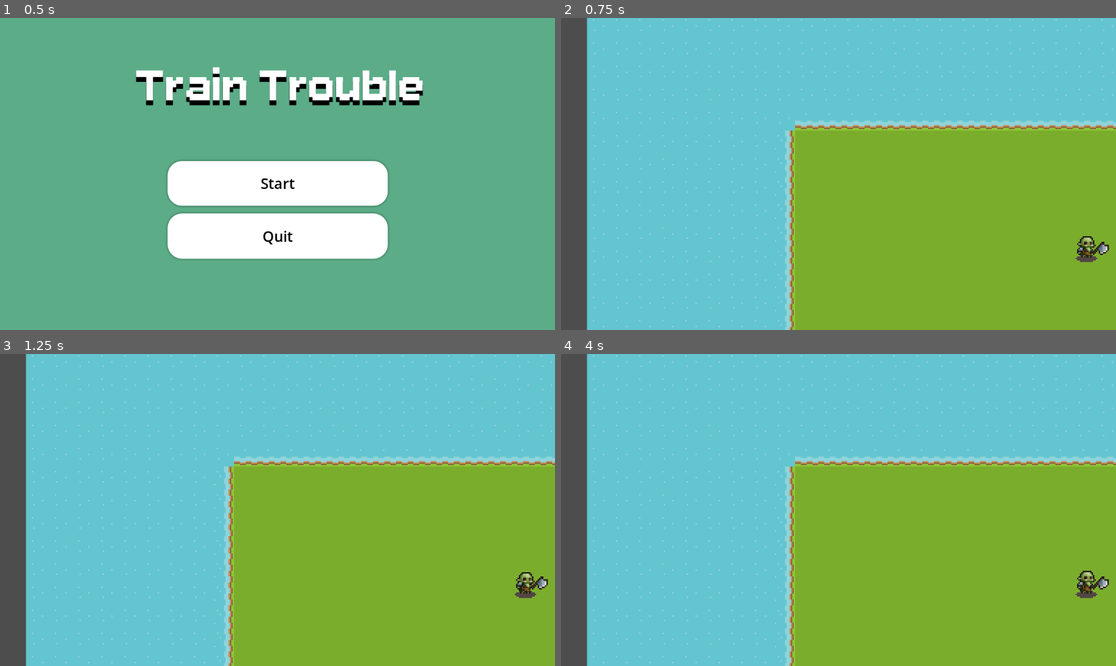
Above: before the commit, frames 1-4 (two rows, left to right).
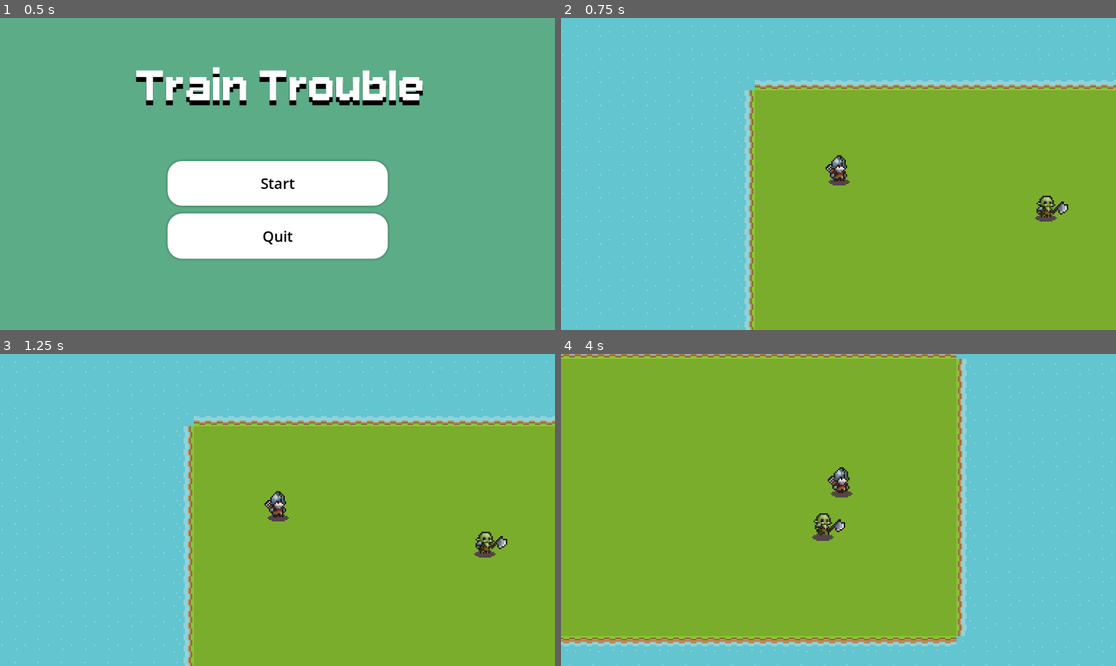
Above: after the commit, the same moments.

Repository: EyeAmTheOne/CS180_Project
Game: Godot game, scene res://ui/menus/MainMenu.tscn
The game is run twice, just before and just after one commit, with the same random seed, the same clock (stepped at 60 frames per second) and the same inputs.
Inputs:
- Up to frame 1 (0.5 s): no input
- Up to frame 2 (0.75 s): click "Start" at 0.5 s
- Up to frame 3 (1.25 s): no input
- Up to frame 4 (4 s): hold D (right) 1.28-2.03 s; tap F (attack) at 1.35, 2.85 s; hold S (down) 2.03-2.78 s; tap E (interact) at 2.1, 3.6 s; hold D (right) 2.78-3.53 s; hold W (up) from 3.53 s (still down)

Frame 1 is identical in both runs. In frame 2, 22% of the frame differs, in the area x 0-100%, y 0-100%; in frame 3, 22%; in frame 4, 73%.
Error after the commit: Invalid access to property or key 'inventory_changed' on a base object of type 'Node'. (res://inventory/SimpleInventoryUI.gd:15)

Commit message:
Update Player.tscn to include InventoryUI

Diff:
--- a/player/Player.tscn
+++ b/player/Player.tscn
@@ -1,9 +1,7 @@
-[ext_resource type="Script" uid="uid://cfq5yl3bd6y31" path="res://player/player.gd" id="1_3c3w1"]
-[ext_resource type="Texture2D" uid="uid://cmghk6kjvg46t" path="res://assets/sprites/Soldier with shadows/Soldier.png" id="1_ulp21"]
+[gd_scene load_steps=59 format=3 uid="uid://4v1f6nfxhn7v"]
+
 [ext_resource type="PackedScene" uid="uid://4eouovx8cr2d" path="res://inventory/InventoryUI.tscn" id="3_wnvi2"]
 [ext_resource type="Script" uid="uid://jjnau4bt7xlg" path="res://inventory/Inventory.gd" id="4_83hs8"]
-[gd_scene load_steps=57 format=3 uid="uid://4v1f6nfxhn7v"]
-
 [ext_resource type="Script" uid="uid://cfq5yl3bd6y31" path="res://player/player.gd" id="1_3c3w1"]
 [ext_resource type="Texture2D" uid="uid://cmghk6kjvg46t" path="res://assets/art/Soldier with shadows/Soldier.png" id="1_ulp21"]
 [ext_resource type="Texture2D" uid="uid://dvioeg68lyb7l" path="res://assets/art/Soldier with shadows/Soldier-Death.png" id="2_aqcbf"]
@@ -415,7 +413,6 @@
 
 [node name="Inventory" type="Node" parent="."]
 script = ExtResource("4_83hs8")
-debug_color = Color(0.5764706, 0.45882353, 0.007843138, 0.41960785)
 
 [node name="Player_Health" type="Node" parent="."]
 script = ExtResource("3_83hs8")
